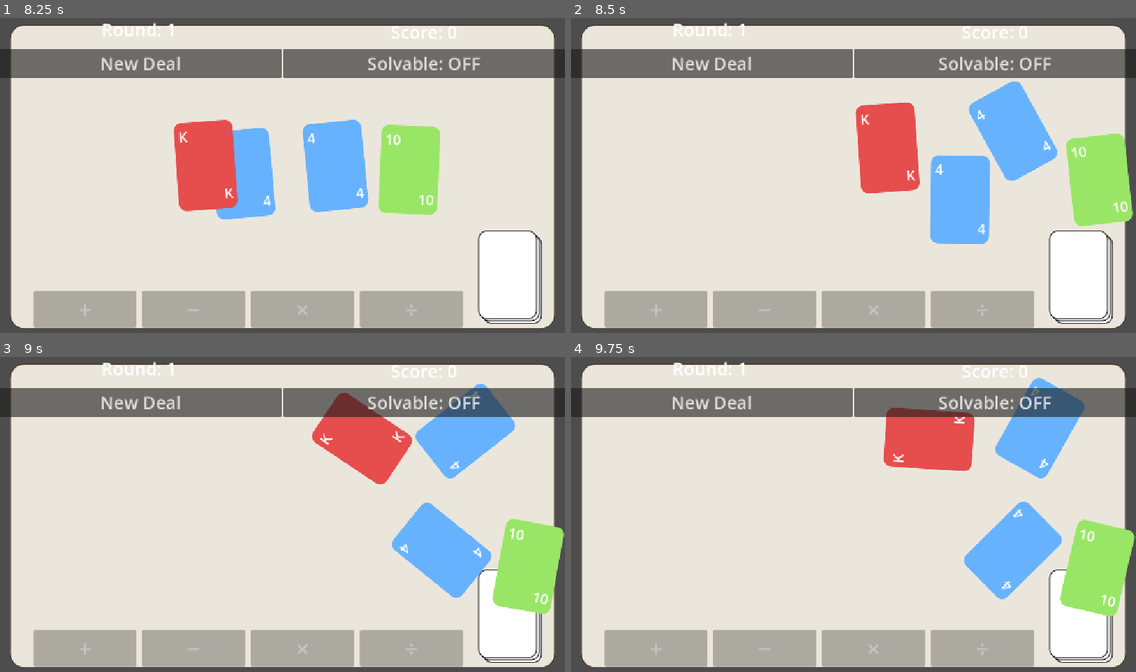
Above: before the commit, frames 1-4 (two rows, left to right).
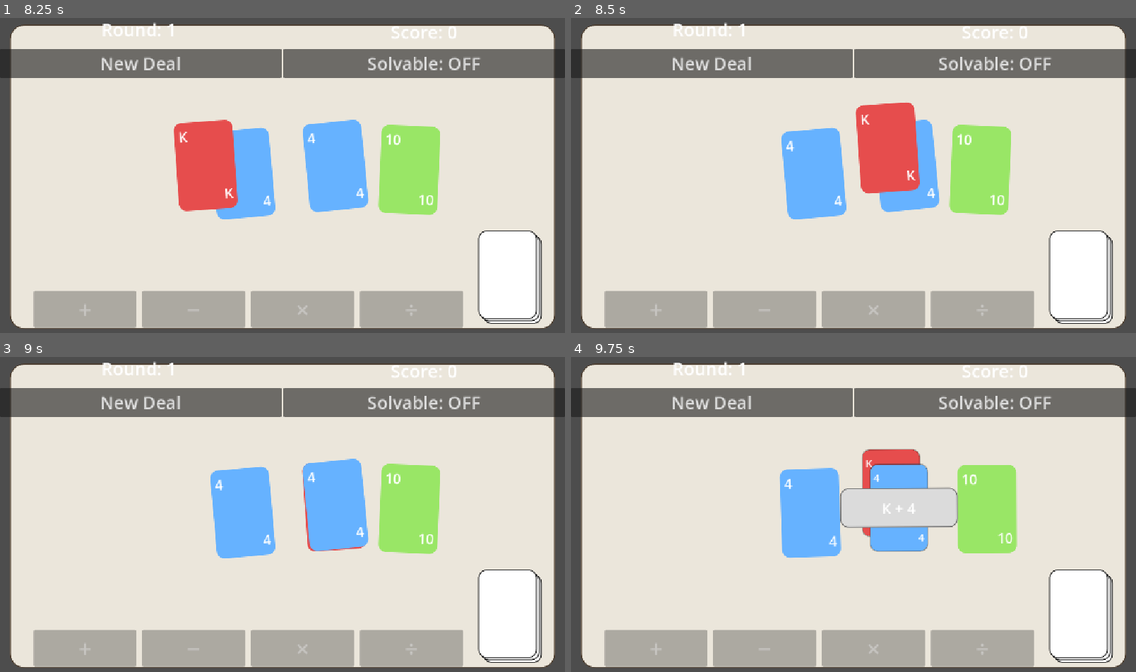
Above: after the commit, the same moments.

Repository: sky-q-xu/card-24
Game: Godot game, scene res://scenes/main.tscn
The game is run twice, just before and just after one commit, with the same random seed, the same clock (stepped at 60 frames per second) and the same inputs.
Inputs (mouse positions are in pixels of both pictures, inside the frame that each line leads up to):
- Up to frame 1 (8.25 s): click "New Deal" at 0.5 s; click "New Deal" at 1.25 s; click "Solvable: OFF" at 2 s; click "Solvable: ON" at 2.75 s; click "Solvable: OFF" at 3.5 s; click "Solvable: ON" at 4.25 s; click "New Deal" at 5 s; click "Solvable: OFF" at 5.75 s; click "Solvable: ON" at 6.5 s; tap Enter at 7.25 s; move the mouse to (406, 159) at 7.27 s; click (406, 159) at 7.42 s; tap Space at 8 s; drag from (169, 191) to (333, 166) at 8.02 s
- Up to frame 2 (8.5 s): no input
- Up to frame 3 (9 s): click (84, 646) at 8.75 s, where only the run after the commit has a clickable "+"
- Up to frame 4 (9.75 s): move the mouse to (910, 445) at 9.52 s; click (910, 445) at 9.67 s

Frame 1 is identical in both runs. In frame 2, 14% of the frame differs, in the area x 37-100%, y 20-72%; in frame 3, 19%, in the area x 37-100%, y 8-82%; in frame 4, 19%.
Error in both runs: Invalid assignment of property or key 'input_enabled' with value of type 'bool' on a base object of type 'Nil'. (res://scripts/main.gd:81)

Commit message:
Fix second-level merges: preserve merged bar card identity
- Store full merged card state (op, constituent data, positions) in the
  merge data dict via _card_data() so the outer merge remembers that one
  of its constituents was itself a merged bar
- On unmerge of the outer merge, reconstruct the inner merged bar card
  (calling show_as_merged) instead of restoring a plain card with the
  numeric result value
- Bar label now shows the constituent's expression when available
  (e.g. "4 + Q + 4" instead of "16 + 4") so intermediate values are
  readable without a raw impossible number appearing

Co-Authored-By: Claude Sonnet 4.6 <noreply@anthropic.com>

Diff:
--- a/scripts/card.gd
+++ b/scripts/card.gd
@@ -24,6 +24,7 @@
 var _merge_target_pos: Vector2 = Vector2.ZERO
 var _merge_source_rot: float = 0.0
 var _merge_target_rot: float = 0.0
+var _bar_text: String = ""
 
 const CARD_W := 120.0
 const CARD_H := 180.0
@@ -134,7 +135,12 @@
 	$Panel.add_theme_stylebox_override("panel", _make_merged_style())
 	$Panel/TopLabel.visible = false
 	$Panel/BottomLabel.visible = false
-	$Panel/BarLabel.text = src_data.display + " " + _OP_SYMBOL.get(op, op) + " " + tgt_data.display
+	# Use the constituent's bar expression if it was itself a merged card, so
+	# second-level merges read "4 + Q + 4" rather than "16 + 4".
+	var src_label := src_data.get("bar_text", src_data.display)
+	var tgt_label := tgt_data.get("bar_text", tgt_data.display)
+	_bar_text = src_label + " " + _OP_SYMBOL.get(op, op) + " " + tgt_label
+	$Panel/BarLabel.text = _bar_text
 	$Panel/BarLabel.visible = true
 
 	# Collision shapes cover only the bar (the interactive target)
@@ -146,7 +152,10 @@
 	$Area2D/CollisionShape2D.position = Vector2.ZERO
 
 func _color_for_value(v: float) -> Color:
-	match int(v) if absf(v - roundf(v)) < 1e-9 else -1:
+	if absf(v - roundf(v)) >= 1e-9:
+		var hue := fmod(absf(v) * 0.618033988749, 1.0)
+		return Color.from_hsv(hue, 0.55, 0.88)
+	match int(roundf(v)):
 		1:  return Color(1.0, 0.85, 0.3)
 		2:  return Color(0.5, 0.85, 0.5)
 		3:  return Color(1.0, 0.5,  0.4)
@@ -161,7 +170,9 @@
 		12: return Color(0.125, 0.55, 0.55)
 		13: return Color(0.9, 0.3,  0.3)
 		24: return Color(1.0, 0.9,  0.0)
-		_:  return Color(0.85, 0.85, 0.85)
+		_:
+			var hue := fmod(absf(roundf(v)) * 0.618033988749, 1.0)
+			return Color.from_hsv(hue, 0.55, 0.88)
 
 func _is_mouse_over() -> bool:
 	var local := to_local(get_viewport().get_mouse_position())
@@ -190,6 +201,7 @@
 				freeze_mode = RigidBody2D.FREEZE_MODE_KINEMATIC
 				freeze = true
 				linear_velocity = Vector2.ZERO
+				$CollisionShape2D.disabled = true
 			else:
 				if _dragging:
 					_dragging = false
@@ -204,6 +216,7 @@
 							emit_signal("unmerged", self)
 							return
 					freeze = false
+					$CollisionShape2D.disabled = false
 					linear_velocity = _tracked_velocity
 					_check_drop()
 
--- a/scripts/main.gd
+++ b/scripts/main.gd
@@ -112,9 +112,14 @@
 		_set_cards_interactive(true)
 		return
 
-	# Slide source onto target
+	# Slide source onto target — align centers so bar cards don't land offset
+	var slide_dest: Vector2
+	if source.is_merged:
+		slide_dest = target.get_center()
+	else:
+		slide_dest = target.get_center() - Vector2(Card.CARD_W * 0.5, Card.CARD_H * 0.5)
 	var slide := create_tween()
-	slide.tween_property(source, "global_position", target.global_position, 0.18) \
+	slide.tween_property(source, "global_position", slide_dest, 0.18) \
 		.set_trans(Tween.TRANS_CUBIC).set_ease(Tween.EASE_OUT)
 	await slide.finished
 
@@ -123,8 +128,8 @@
 	var idx_b := _card_index(target)
 	var hi := maxi(idx_a, idx_b)
 	var lo := mini(idx_a, idx_b)
-	var src_data := {"value": source.value, "display": source.display, "suit": source.suit}
-	var tgt_data := {"value": target.value, "display": target.display, "suit": target.suit}
+	var src_data := _card_data(source)
+	var tgt_data := _card_data(target)
 	var src_orig_pos := source._original_position
 	var src_orig_rot := source._original_rotation
 	var tgt_pos := target.global_position
@@ -175,8 +180,8 @@
 	var merged_idx := _card_index(merged)
 
 	# Capture constituent data before animation
-	var src_data := merged._merge_source_data.duplicate()
-	var tgt_data := merged._merge_target_data.duplicate()
+	var src_data := merged._merge_source_data.duplicate(true)
+	var tgt_data := merged._merge_target_data.duplicate(true)
 	var src_pos := merged._merge_source_pos
 	var src_rot := merged._merge_source_rot
 	var tgt_pos := merged._merge_target_pos
@@ -194,7 +199,8 @@
 	_live_cards.remove_at(merged_idx)
 	merged.queue_free()
 
-	# Spawn constituent cards at original positions, collapsed and frozen
+	# Spawn constituent cards at original positions, collapsed and frozen.
+	# If a constituent was itself a merged bar card, reconstruct it as one.
 	var card_a: Card = CARD_SCENE.instantiate()
 	card_a.setup(src_data.value, src_data.display, src_data.suit)
 	card_a.global_position = src_pos
@@ -206,6 +212,16 @@
 	card_a.dropped_on.connect(_on_card_dropped_on)
 	card_a.unmerged.connect(_on_card_unmerged)
 	add_child(card_a)
+	if src_data.get("is_merged", false):
+		card_a.show_as_merged(
+			src_data.merge_op,
+			src_data.merge_src_data,
+			src_data.merge_src_pos,
+			src_data.merge_src_rot,
+			src_data.merge_tgt_data,
+			src_data.merge_tgt_pos,
+			src_data.merge_tgt_rot
+		)
 
 	var card_b: Card = CARD_SCENE.instantiate()
 	card_b.setup(tgt_data.value, tgt_data.display, tgt_data.suit)
@@ -218,6 +234,16 @@
 	card_b.dropped_on.connect(_on_card_dropped_on)
 	card_b.unmerged.connect(_on_card_unmerged)
 	add_child(card_b)
+	if tgt_data.get("is_merged", false):
+		card_b.show_as_merged(
+			tgt_data.merge_op,
+			tgt_data.merge_src_data,
+			tgt_data.merge_src_pos,
+			tgt_data.merge_src_rot,
+			tgt_data.merge_tgt_data,
+			tgt_data.merge_tgt_pos,
+			tgt_data.merge_tgt_rot
+		)
 
 	_live_cards.push_back(card_a)
 	_live_cards.push_back(card_b)
@@ -235,6 +261,19 @@
 	card_a.input_enabled = true
 	card_b.input_enabled = true
 	_set_cards_interactive(true)
+
+func _card_data(card: Card) -> Dictionary:
+	var data := {"value": card.value, "display": card.display, "suit": card.suit, "is_merged": card.is_merged}
+	if card.is_merged:
+		data["bar_text"] = card._bar_text
+		data["merge_op"] = card._merge_op
+		data["merge_src_data"] = card._merge_source_data.duplicate(true)
+		data["merge_src_pos"] = card._merge_source_pos
+		data["merge_src_rot"] = card._merge_source_rot
+		data["merge_tgt_data"] = card._merge_target_data.duplicate(true)
+		data["merge_tgt_pos"] = card._merge_target_pos
+		data["merge_tgt_rot"] = card._merge_target_rot
+	return data
 
 func _apply_op(a: float, b: float, op: String) -> Variant:
 	if op == "+":
